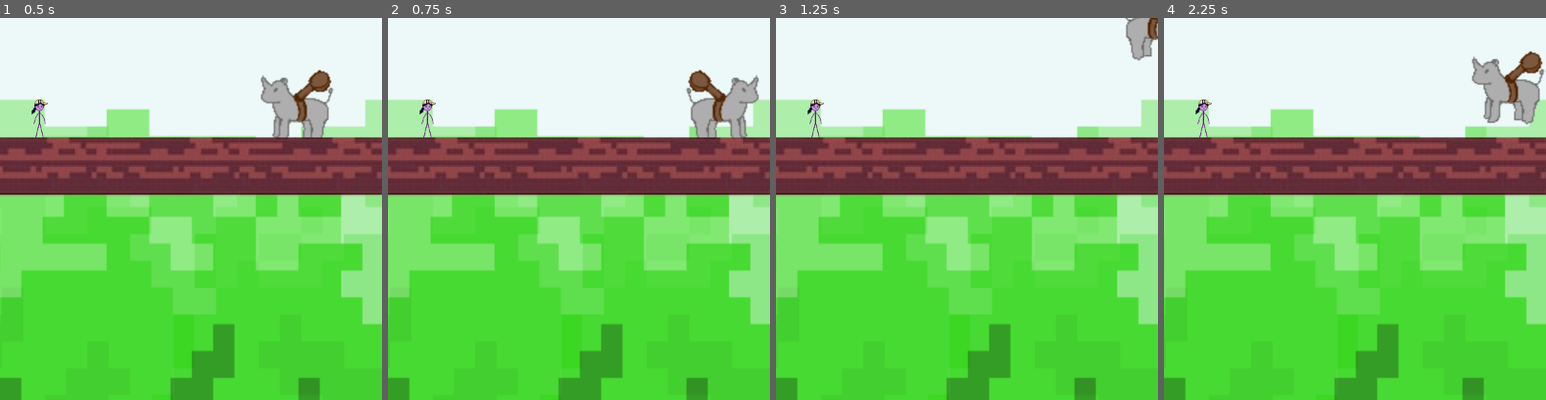
Above: before the commit, frames 1-4 (left to right).
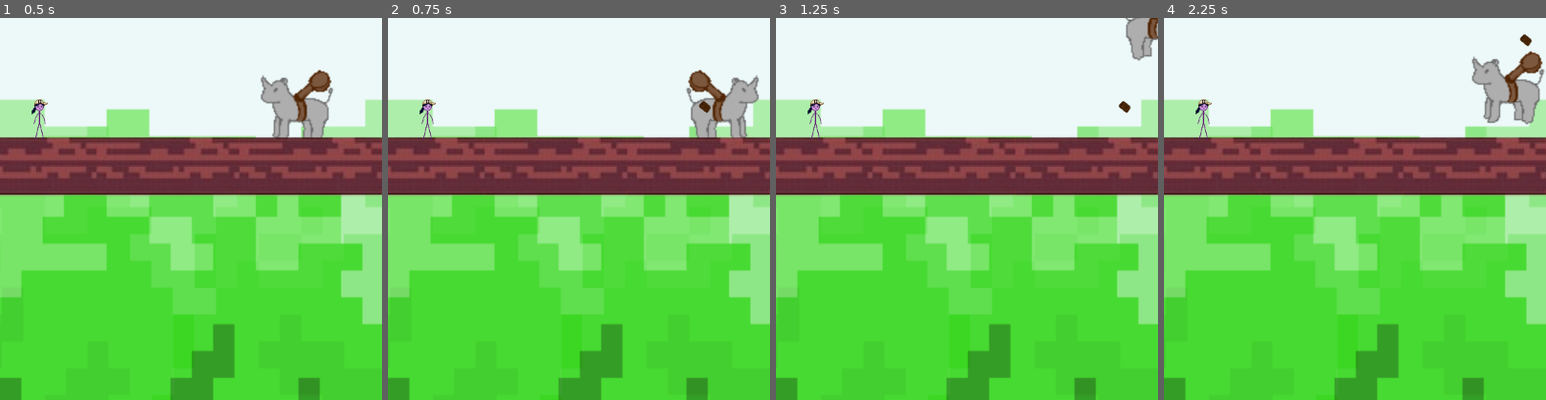
Above: after the commit, the same moments.

Repository: fiona-cai/HTV2023
Game: Godot game, scene res://levels/level_01.tscn
Same seed, same stepped clock (60 frames per second), same inputs: the game is played once before the commit and once after it.
Inputs:
- Up to frame 1 (0.5 s): no input
- Up to frame 2 (0.75 s): hold Right (move_right) from 0.53 s (still down); tap B (shoot_button, bound only after the commit) at 0.6 s
- Up to frame 3 (1.25 s): keep holding Right (move_right); tap Up (move_up) at 0.77 s; tap F (shoot_button, bound only before the commit) at 0.8 s
- Up to frame 4 (2.25 s): tap F (shoot_button, bound only before the commit) at 1.35 s; tap Up (move_up) at 1.52 s; tap B (shoot_button, bound only after the commit) at 1.55, 2.1 s; release Right (move_right) at 2.03 s; hold Left (move_left) from 2.03 s (still down)
The pictures show only the part of the screen within x 50-100%, y 0-50%; the shares and areas given below are measured in that part.

Frame 1 is identical in both runs. In frame 2, less than 0.1% of the frame differs, in the area x 81-85%, y 21-25%; in frame 3, less than 0.1%, in the area x 89-93%, y 21-25%; in frame 4, less than 0.1%.

Commit message:
WE CAN FINALY SHOT AWAKE BARS LESGOOOO

Diff:
--- a/levels/level_01.tscn
+++ b/levels/level_01.tscn
@@ -2,7 +2,7 @@
 
 [ext_resource type="Texture2D" uid="uid://bfgd25uf1i8s7" path="res://art/tiles/log_tile.png" id="1_i38al"]
 [ext_resource type="PackedScene" uid="uid://chya1fwbo6x8v" path="res://player/player.tscn" id="2_qhyh2"]
-[ext_resource type="PackedScene" uid="uid://c65v3xtcu2qwg" path="res://misc/red_flag.tscn" id="3_muv2q"]
+[ext_resource type="PackedScene" uid="uid://c65v3xtcu2qwg" path="res://red_flags/red_flag.tscn" id="3_muv2q"]
 [ext_resource type="Texture2D" uid="uid://88nkdkwj367p" path="res://art/sprites/Group 19.png" id="4_el3bb"]
 [ext_resource type="PackedScene" uid="uid://d0ccdc860vcoq" path="res://enemies/cs_student_f.tscn" id="4_k3mxx"]
 [ext_resource type="PackedScene" uid="uid://vibebtbq0vva" path="res://enemies/cs_student_m.tscn" id="6_2p4j6"]
--- /dev/null
+++ b/misc/awake_bar.gd
@@ -0,0 +1,24 @@
+extends Area2D
+
+var speed = 100
+
+# Called when the node enters the scene tree for the first time.
+func _ready():
+	pass # Replace with function body.
+
+func init(spd, px, py):
+	speed = spd
+	position.x = px
+	position.y = py
+
+# Called every frame. 'delta' is the elapsed time since the previous frame.
+func _process(delta):
+	pass
+
+func _physics_process(delta):
+	position += transform.x * speed * delta
+
+func _on_Bullet_body_entered(body):
+	if body.is_in_group("mobs"):
+		body.queue_free()
+	queue_free()
--- /dev/null
+++ b/misc/awake_bar.tscn
@@ -0,0 +1,26 @@
+[gd_scene load_steps=5 format=3 uid="uid://3wpw81oiab56"]
+
+[ext_resource type="Script" path="res://misc/awake_bar.gd" id="1_apmql"]
+[ext_resource type="Texture2D" uid="uid://dhm473j6x8gp5" path="res://art/sprites/awake_bar.png" id="1_gmi3g"]
+
+[sub_resource type="SpriteFrames" id="SpriteFrames_xrgre"]
+animations = [{
+"frames": [{
+"duration": 1.0,
+"texture": ExtResource("1_gmi3g")
+}],
+"loop": true,
+"name": &"default",
+"speed": 5.0
+}]
+
+[sub_resource type="RectangleShape2D" id="RectangleShape2D_d8io0"]
+
+[node name="AwakeBar" type="Area2D"]
+script = ExtResource("1_apmql")
+
+[node name="AnimatedSprite2D" type="AnimatedSprite2D" parent="."]
+sprite_frames = SubResource("SpriteFrames_xrgre")
+
+[node name="CollisionShape2D" type="CollisionShape2D" parent="."]
+shape = SubResource("RectangleShape2D_d8io0")
--- /dev/null
+++ b/misc/red_flag.tscn
@@ -0,0 +1,28 @@
+[gd_scene load_steps=5 format=3 uid="uid://bqnx4xipmbnsq"]
+
+[ext_resource type="Texture2D" uid="uid://bwm4ki24kb6qf" path="res://art/sprites/red_flag.png" id="1_0n63x"]
+[ext_resource type="Script" path="res://misc/red_flag.gd" id="1_8fwn3"]
+
+[sub_resource type="SpriteFrames" id="SpriteFrames_84drg"]
+animations = [{
+"frames": [{
+"duration": 1.0,
+"texture": ExtResource("1_0n63x")
+}],
+"loop": true,
+"name": &"default",
+"speed": 5.0
+}]
+
+[sub_resource type="RectangleShape2D" id="RectangleShape2D_btrbu"]
+size = Vector2(114, 131)
+
+[node name="Area2D" type="Area2D"]
+script = ExtResource("1_8fwn3")
+
+[node name="AnimatedSprite2D" type="AnimatedSprite2D" parent="."]
+sprite_frames = SubResource("SpriteFrames_84drg")
+
+[node name="CollisionShape2D" type="CollisionShape2D" parent="."]
+position = Vector2(0, -1.5)
+shape = SubResource("RectangleShape2D_btrbu")
--- a/player/player.gd
+++ b/player/player.gd
@@ -3,9 +3,11 @@
 
 const SPEED = 300.0
 const JUMP_VELOCITY = -1000.0
+const BAR_SPD = 100
 var screen_size
 var gravity = 3000
 var dg = -5
+@export var AwakeBar: PackedScene = preload("res://misc/awake_bar.tscn")
 
 # Get the gravity from the project settings to be synced with RigidBody nodes.
 # var gravity = ProjectSettings.get_setting("physics/2d/default_gravity")
@@ -30,6 +32,14 @@
 	else:
 		velocity.x = move_toward(velocity.x, 0, SPEED)
 
+	if Input.is_action_just_pressed("shoot_button"):
+		var ab = AwakeBar.instantiate()
+		owner.add_child(ab)
+		if $AnimatedSprite2D.flip_h:
+			ab.init(BAR_SPD, position.x, position.y)
+		else:
+			ab.init(-BAR_SPD, position.x, position.y)
+
 	if velocity.x > 0:
 		$AnimatedSprite2D.play()
 	else:
--- a/project.godot
+++ b/project.godot
@@ -51,17 +51,13 @@
 , Object(InputEventKey,"resource_local_to_scene":false,"resource_name":"","device":-1,"window_id":0,"alt_pressed":false,"shift_pressed":false,"ctrl_pressed":false,"meta_pressed":false,"pressed":false,"keycode":0,"physical_keycode":65,"key_label":0,"unicode":97,"echo":false,"script":null)
 ]
 }
-release_up={
+continue_button={
 "deadzone": 0.5,
-"events": []
+"events": [Object(InputEventKey,"resource_local_to_scene":false,"resource_name":"","device":-1,"window_id":0,"alt_pressed":false,"shift_pressed":false,"ctrl_pressed":false,"meta_pressed":false,"pressed":false,"keycode":0,"physical_keycode":70,"key_label":0,"unicode":102,"echo":false,"script":null)
+]
 }
-continue_button={
+shoot_button={
 "deadzone": 0.5,
 "events": [Object(InputEventKey,"resource_local_to_scene":false,"resource_name":"","device":-1,"window_id":0,"alt_pressed":false,"shift_pressed":false,"ctrl_pressed":false,"meta_pressed":false,"pressed":false,"keycode":0,"physical_keycode":66,"key_label":0,"unicode":98,"echo":false,"script":null)
 ]
 }
-shoot_button={
-"deadzone": 0.5,
-"events": [Object(InputEventKey,"resource_local_to_scene":false,"resource_name":"","device":-1,"window_id":0,"alt_pressed":false,"shift_pressed":false,"ctrl_pressed":false,"meta_pressed":false,"pressed":false,"keycode":0,"physical_keycode":70,"key_label":0,"unicode":102,"echo":false,"script":null)
-]
-}
Binary file added: art/sprites/awake_bar.png
Not shown, added: art/sprites/awake_bar.png.import
